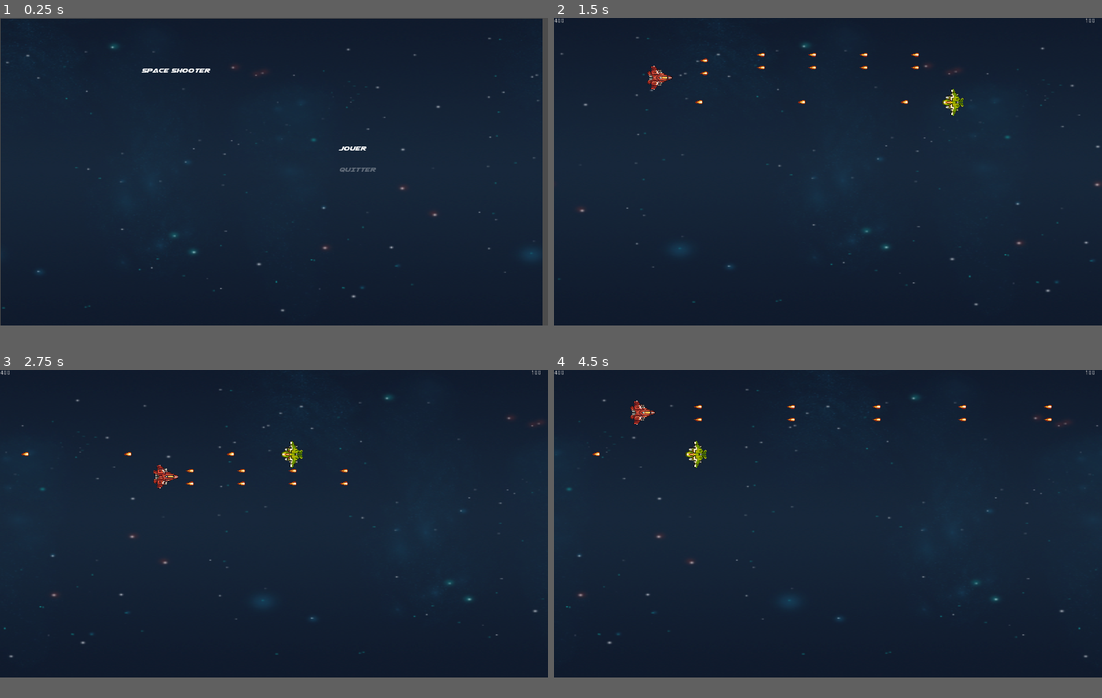
Above: before the commit, frames 1-4 (two rows, left to right).
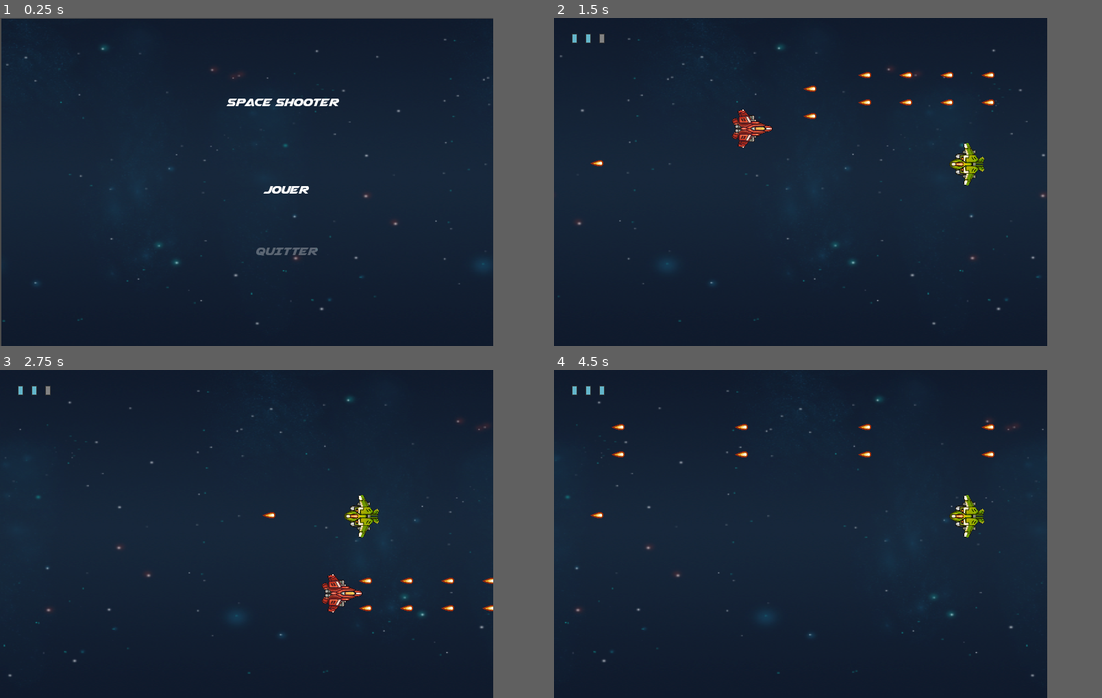
Above: after the commit, the same moments.

Repository: MilleniumBlitz/SpaceShooter
Game: Godot game, scene res://Menu/Start/StartMenu.tscn
Two runs of this game, one before a commit and one after it. Both use one fixed random seed, a clock stepped at 60 frames per second and the inputs below.
Inputs:
- Up to frame 1 (0.25 s): no input
- Up to frame 2 (1.5 s): hold Right (ui_right) 0.53-1.28 s; hold Space (shoot) 0.53-1.28 s; hold Down (ui_down) from 1.28 s (still down); tap Space (shoot) at 1.35 s
- Up to frame 3 (2.75 s): release Down (ui_down) at 2.03 s; hold Right (ui_right) from 2.03 s (still down); hold Space (shoot) from 2.03 s (still down)
- Up to frame 4 (4.5 s): release Right (ui_right) at 2.78 s; release Space (shoot) at 2.78 s; hold Up (ui_up) 2.78-3.53 s; tap Space (shoot) at 2.85, 4.35 s; hold Space (shoot) 3.53-4.28 s; hold Left (ui_left) from 3.53 s (still down)
In our replay, the window is 800x450 before the commit and 720x480 after it. These sizes can differ from the game's own. Grey fills any space a smaller window leaves; there, only what the larger window draws over its background counts as a difference.

The runs differ from the first frame. In frame 1, 10% of the frame differs, in the area x 0-99%, y 0-100%; in frame 2, 2.3%; in frame 3, 2.3%; in frame 4, 1.9%.

Commit message:
Add health system

Diff:
--- a/Background.tscn
+++ b/Background.tscn
@@ -21,8 +21,6 @@
 material = SubResource( 2 )
 anchor_right = 1.0
 anchor_bottom = 1.0
-margin_right = 1280.0
-margin_bottom = 720.0
 texture = ExtResource( 1 )
 stretch_mode = 1
 __meta__ = {
--- a/Levels/Base/BaseLevel.gd
+++ b/Levels/Base/BaseLevel.gd
@@ -2,23 +2,16 @@
 
 var player = preload("res://entities/player/Player.tscn")
 
-var over = false
-
 func _ready():
 
-	# ADDING THE PLAYER TO THE SCENE
-	var new_player = player.instance()
-	new_player.position = Vector2(100,100)
-	add_child(new_player)
+	LevelManager.connect("player_hit", $CanvasLayer/HealthUI, "player_hit")
 
 func _process(delta):
 
-	# CHECK IF ALL ENEMIES ARE DEAD
-	if over == false:
-		if $Enemies.get_child_count() == 0:
-			over = true
-			print("VICTORY")
-			get_tree().change_scene("res://Menu/End/EndMenu.tscn")
+	if $Enemies.get_child_count() == 0:
+		print("VICTORY")
+		LevelManager.game_over(1)
+
 
 
 func _on_EndArea_area_entered(area):
@@ -26,4 +19,4 @@
 	if area is Ennemy:
 		print("FAIL")
 		print("GAME OVER")
-		get_tree().change_scene("res://Menu/End/EndMenu.tscn")
+		LevelManager.game_over(0)
--- a/Levels/Base/BaseLevel.tscn
+++ b/Levels/Base/BaseLevel.tscn
@@ -1,8 +1,10 @@
-[gd_scene load_steps=5 format=2]
+[gd_scene load_steps=7 format=2]
 
 [ext_resource path="res://Levels/Base/BaseLevel.gd" type="Script" id=1]
 [ext_resource path="res://Background.tscn" type="PackedScene" id=2]
+[ext_resource path="res://font.tres" type="DynamicFont" id=3]
 [ext_resource path="res://UI/HealthUI.tscn" type="PackedScene" id=4]
+[ext_resource path="res://entities/player/Player.tscn" type="PackedScene" id=5]
 
 [sub_resource type="RectangleShape2D" id=1]
 extents = Vector2( 10, 350 )
@@ -11,32 +13,31 @@
 script = ExtResource( 1 )
 
 [node name="Background" parent="." instance=ExtResource( 2 )]
+margin_right = 720.0
+margin_bottom = 480.0
 
 [node name="Enemies" type="Node2D" parent="."]
 
 [node name="CanvasLayer" type="CanvasLayer" parent="."]
 
-[node name="Score" type="Label" parent="CanvasLayer"]
+[node name="Health" type="Label" parent="CanvasLayer"]
+visible = false
 margin_right = 40.0
 margin_bottom = 14.0
-text = "400"
+custom_fonts/font = ExtResource( 3 )
+text = "100"
 __meta__ = {
 "_edit_use_anchors_": false
 }
 
 [node name="HealthUI" parent="CanvasLayer" instance=ExtResource( 4 )]
-anchor_left = 0.5
-anchor_top = 0.5
-anchor_right = 0.5
-anchor_bottom = 0.5
-margin_left = -640.0
-margin_top = -360.0
-margin_right = 640.0
-margin_bottom = 360.0
 
 [node name="EndArea" type="Area2D" parent="."]
 
 [node name="CollisionShape2D" type="CollisionShape2D" parent="EndArea"]
 position = Vector2( 0, 366.251 )
 shape = SubResource( 1 )
+
+[node name="Player" parent="." instance=ExtResource( 5 )]
+position = Vector2( 68.974, 102.272 )
 [connection signal="area_entered" from="EndArea" to="." method="_on_EndArea_area_entered"]
--- a/Levels/Level1.tscn
+++ b/Levels/Level1.tscn
@@ -6,4 +6,5 @@
 [node name="Level1" instance=ExtResource( 2 )]
 
 [node name="Enemy" parent="Enemies" index="0" instance=ExtResource( 1 )]
-position = Vector2( 1118.6, 197.556 )
+position = Vector2( 659.415, 213.574 )
+speed = 1.0
--- /dev/null
+++ b/Levels/Scripts/LevelManager.gd
@@ -0,0 +1,35 @@
+extends Node
+
+#GERE TOUT ICI CE QUI CONCERNE LE NIVEAU ET LE LES PROCHAINS NIVEAUX A JOUER
+#LE SCORE ?
+#VICTOIRE/DEFAITE
+
+var current_level
+
+var health = 3
+
+signal player_hit(health)
+
+var victory
+
+func start_level(level_number):
+	current_level = "res://Levels/Level" + str(level_number) + ".tscn"
+	restart()
+
+func hit_player():
+	health -= 1
+	if health == 0:
+		#GAME OVER
+		#LE JOUEUR EST MORT, DEFAITE
+		game_over(0)
+	else:
+		emit_signal("player_hit", health)
+
+func game_over(value):
+
+	victory = value
+	get_tree().change_scene("res://Menu/End/EndMenu.tscn")
+
+func restart():
+	health = 3
+	get_tree().change_scene(current_level)
--- a/Menu/End/EndMenu.gd
+++ b/Menu/End/EndMenu.gd
@@ -1,9 +1,19 @@
 extends SimpleMenu
+
+func _ready():
+	if LevelManager.victory:
+		#VICTOIRE
+		$Label.text = "VICTOIRE"
+	else:
+		#DEFAIE
+		$Label.text = "DEFAITE"
+
 
 func _on_item_selected(value):
 	match value:
 		0:
 			#RESTART
+			LevelManager.restart()
 			get_tree().change_scene("res://Levels/Level1.tscn")
 
 		1:
--- a/Menu/End/EndMenu.tscn
+++ b/Menu/End/EndMenu.tscn
@@ -13,6 +13,17 @@
 margin_top = -2.11893
 margin_right = 1281.12
 margin_bottom = 717.881
+
+[node name="Label" type="Label" parent="."]
+margin_left = 641.447
+margin_top = 176.398
+margin_right = 757.447
+margin_bottom = 190.398
+custom_fonts/font = ExtResource( 2 )
+text = "VICTOIRE/DEFAITE"
+__meta__ = {
+"_edit_use_anchors_": false
+}
 
 [node name="Restart" type="Node2D" parent="."]
 script = ExtResource( 4 )
--- a/Menu/Start/StartMenu.gd
+++ b/Menu/Start/StartMenu.gd
@@ -5,7 +5,7 @@
 	match value:
 		0:
 			#DEMARRER NIVEAU 1
-			get_tree().change_scene("res://Levels/Level1.tscn")
+			LevelManager.start_level(1)
 		1:
 			#QUITTER
 			get_tree().quit()
--- a/Menu/Start/StartMenu.tscn
+++ b/Menu/Start/StartMenu.tscn
@@ -11,8 +11,8 @@
 [node name="Background" parent="." instance=ExtResource( 2 )]
 margin_left = 2.0
 margin_top = 1.0
-margin_right = 1267.0
-margin_bottom = 735.0
+margin_right = 720.0
+margin_bottom = 480.0
 
 [node name="Label" type="Label" parent="."]
 anchor_left = 0.5
@@ -28,8 +28,11 @@
 }
 
 [node name="Start" type="Node2D" parent="."]
-position = Vector2( 790, 296 )
+position = Vector2( 383.669, 242.122 )
 script = ExtResource( 5 )
+__meta__ = {
+"_edit_group_": true
+}
 
 [node name="Label" type="Label" parent="Start"]
 margin_right = 40.0
@@ -42,8 +45,11 @@
 }
 
 [node name="Quit" type="Node2D" parent="."]
-position = Vector2( 792, 345 )
+position = Vector2( 372.199, 331.53 )
 script = ExtResource( 5 )
+__meta__ = {
+"_edit_group_": true
+}
 
 [node name="Label" type="Label" parent="Quit"]
 margin_right = 55.0
--- a/UI/HealthUI.gd
+++ b/UI/HealthUI.gd
@@ -1,18 +1,30 @@
 extends Control
 
+onready var health_bar_empty = preload("res://sprite/UI/HealthBar/health_empty.png")
+onready var health_bar_full = preload("res://sprite/UI/HealthBar/health_full.png")
 
-var health
+func _ready():
 
+	#CREATION D'UN NOUVEL EMPLACEMENT DE VIE
+	# ICI LA MAX HEALTH
+	var position = Vector2(30,30)
+	for i in range(3):
 
-# Called when the node enters the scene tree for the first time.
-func _ready():
-	PlayerStats.connect("health_changed", self, "set_health")
-	pass # Replace with function body.
+		var health_view = Sprite.new()
+		health_view.name = "HealthBar" + str(i)
+		health_view.texture = health_bar_full
+		health_view.position = position
+		add_child(health_view)
 
-func set_health(value):
-	$Label.text = str(value)
+		position.x += 20
 
+	#CONNEXION AU MANAGER DE NIVEAU
+#	LevelManager.connect("health_changed", self, "set_health")
 
-# Called every frame. 'delta' is the elapsed time since the previous frame.
-#func _process(delta):
-#	pass
+func player_hit(health):
+
+	var toto = get_child(health)
+	print("oui")
+	print(health)
+	print(toto.name)
+	toto.texture = health_bar_empty
--- a/UI/HealthUI.tscn
+++ b/UI/HealthUI.tscn
@@ -9,14 +9,3 @@
 __meta__ = {
 "_edit_use_anchors_": false
 }
-
-[node name="Label" type="Label" parent="."]
-anchor_left = 1.0
-anchor_right = 1.0
-margin_left = -40.0
-margin_bottom = 31.0
-text = "100
-"
-__meta__ = {
-"_edit_use_anchors_": false
-}
--- a/bullet.gd
+++ b/bullet.gd
@@ -1,8 +1,17 @@
 extends Area2D
 
-export var SPEED = 400
-
+export var SPEED = 1
 var direction : Vector2
 
 func _physics_process(delta):
-	global_position += direction * SPEED * delta
+	global_position += direction.normalized() * SPEED
+
+
+func _on_bullet_body_entered(body):
+
+	#LE JOUEUR EST TOUCHE PAR UNE BALLE MAIS PAS DE DOMAGE SPECIFIQUE SUR ELLE MEME
+	#ELLE RETIRE JUSTE UNE VIE AU JOUEUR
+	print("oui ça touche le joueur")
+#	var bullet_damage = 1
+	LevelManager.hit_player()
+#	LevelManager.player_health -= bullet_damage
--- a/bullet.tscn
+++ b/bullet.tscn
@@ -7,7 +7,7 @@
 
 [node name="bullet" type="Area2D"]
 script = ExtResource( 2 )
-SPEED = 800
+SPEED = 10
 
 [node name="Sprite" type="Sprite" parent="."]
 rotation = 1.5708
@@ -16,3 +16,4 @@
 [node name="CollisionShape2D" type="CollisionShape2D" parent="."]
 scale = Vector2( 1, 0.5 )
 shape = SubResource( 1 )
+[connection signal="body_entered" from="." to="." method="_on_bullet_body_entered"]
--- a/entities/enemy/Enemy.gd
+++ b/entities/enemy/Enemy.gd
@@ -7,6 +7,8 @@
 onready var shoot_cooldown = $FireRateTimer
 
 var bullet = preload("res://bullet.tscn")
+
+signal enemy_dead
 
 func _physics_process(delta):
 
@@ -20,14 +22,17 @@
 		get_tree().current_scene.add_child(new_bullet)
 
 	# MOVEMENT TO THE LEFT
-	global_position.x -= speed * delta
+	global_position.x -= speed
 
 
 func _on_Enemy_body_shape_entered(body_id, body, body_shape, area_shape):
+
+	# LE JOUEUR PERCUTE L'ENNEMI
+	print("percute")
 	queue_free()
-	pass # Replace with function body.
-
 
 func _on_Enemy_area_shape_entered(area_id, area, area_shape, self_shape):
+
+	# A PLAYER BULLET HIT THE ENEMY
 	queue_free()
-	pass # Replace with function body.
+	emit_signal("enemy_dead", get_tree().get_root())
--- a/entities/enemy/Enemy.tscn
+++ b/entities/enemy/Enemy.tscn
@@ -9,6 +9,8 @@
 [node name="Enemy" type="Area2D"]
 rotation = 1.5708
 script = ExtResource( 2 )
+speed = 2.0
+fire_rate = 1.0
 
 [node name="Sprite" type="Sprite" parent="."]
 texture = ExtResource( 1 )
@@ -17,7 +19,6 @@
 shape = SubResource( 1 )
 
 [node name="FireRateTimer" type="Timer" parent="."]
-wait_time = 0.5
 one_shot = true
 
 [node name="ShootingPoint" type="Position2D" parent="."]
--- a/entities/player/Player.tscn
+++ b/entities/player/Player.tscn
@@ -21,10 +21,10 @@
 shape = SubResource( 1 )
 
 [node name="LeftShooting" type="Position2D" parent="."]
-position = Vector2( -15, -10 )
+position = Vector2( -20, -15 )
 
 [node name="RightShooting" type="Position2D" parent="."]
-position = Vector2( 15, -10 )
+position = Vector2( 20, -15 )
 
 [node name="FireRateTimer" type="Timer" parent="."]
 one_shot = true
--- a/entities/player/player.gd
+++ b/entities/player/player.gd
@@ -1,8 +1,6 @@
 extends KinematicBody2D
 
-var health = 3
-
-const SPEED = 200
+const SPEED = 5
 
 var motion = Vector2()
 var input_direction = Vector2()
@@ -35,4 +33,4 @@
 	input_direction = Vector2(int(Input.is_action_pressed("ui_right")) - int(Input.is_action_pressed("ui_left")),
 				int(Input.is_action_pressed("ui_down")) - int(Input.is_action_pressed("ui_up")))
 
-	global_position +=  input_direction.normalized() * SPEED * delta
+	global_position +=  input_direction.normalized() * SPEED
--- a/project.godot
+++ b/project.godot
@@ -39,13 +39,14 @@
 [autoload]
 
 PlayerStats="*res://PlayerStats.gd"
+LevelManager="*res://Levels/Scripts/LevelManager.gd"
 
 [display]
 
-window/size/width=1280
-window/size/height=720
-window/size/test_width=1280
-window/size/test_height=720
+window/size/width=720
+window/size/height=480
+window/size/test_width=720
+window/size/test_height=480
 window/stretch/mode="2d"
 window/stretch/aspect="keep"
 
Binary file added: sprite/UI/HealthBar/health_empty.png
Not shown, added: sprite/UI/HealthBar/health_empty.png.import
Binary file added: sprite/UI/HealthBar/health_full.png
Not shown, added: sprite/UI/HealthBar/health_full.png.import
